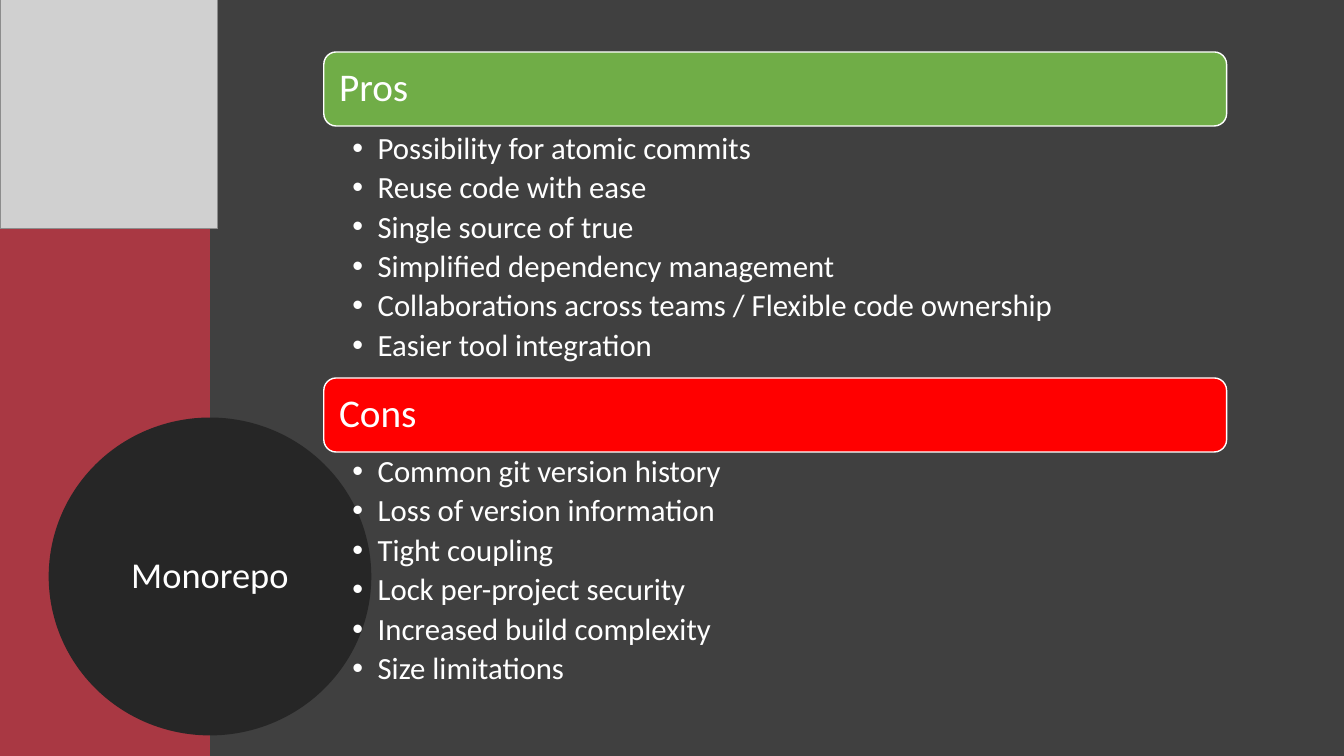
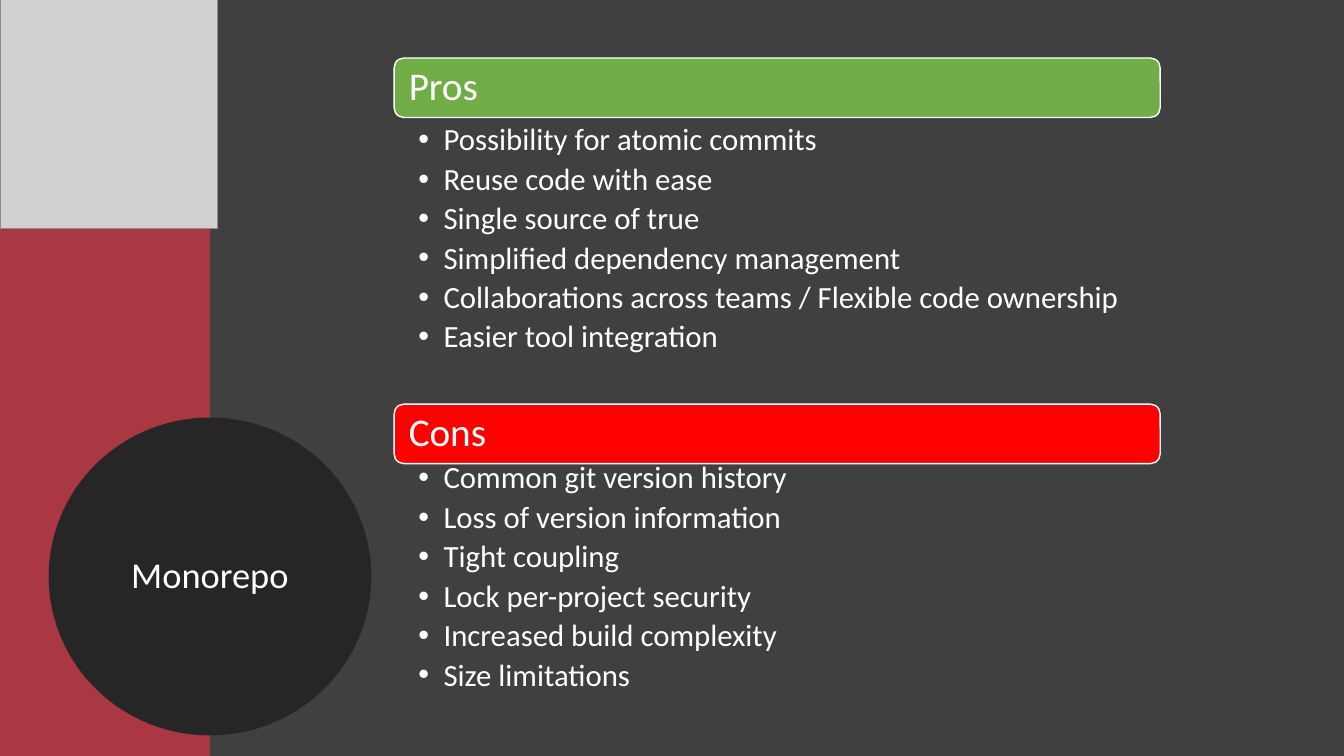
Before and after one commit to Xapuu/programingStuff, a slide deck: slide 10 of ngMeetup.pptx. Drawn at 1344x756 pixels with LibreOffice and Linux fonts; fonts in the diff are those of the drawing; grey boxes stand for pictures. Boxes give left, top, right and bottom in pixels: in the first picture for what was removed or moved away, otherwise in the second. Text is boxed around its words. In the diff, an @@ line names an element or a change of style, - is before the commit and + after.

```diff
--- a/ngMeetup.pptx
+++ b/ngMeetup.pptx
@@ rounded rectangle: place and size @@
-rounded rectangle at (324,52,1227,126)
+rounded rectangle at (394,58,1160,118)
@@ text "Pros": place and size @@
-text "Pros" at (339,76,408,102)
+text "Pros" at (409,75,478,101)
@@ text "Possibility for atomic commits": place and size @@
-text "Possibility for atomic commits" at (378,137,1052,362)
+text "Possibility for atomic commits" at (444,128,1118,353)
@@ rounded rectangle: place and size @@
-rounded rectangle at (324,378,1227,452)
+rounded rectangle at (394,404,1160,464)
@@ text "Cons": place and size @@
-text "Cons" at (339,401,416,428)
+text "Cons" at (409,420,486,447)
@@ text "Common git version history" rewrapped from (378,460,721,680) to (444,463,787,687) @@
```
Also in this commit, not shown: 3 other slides changed.
